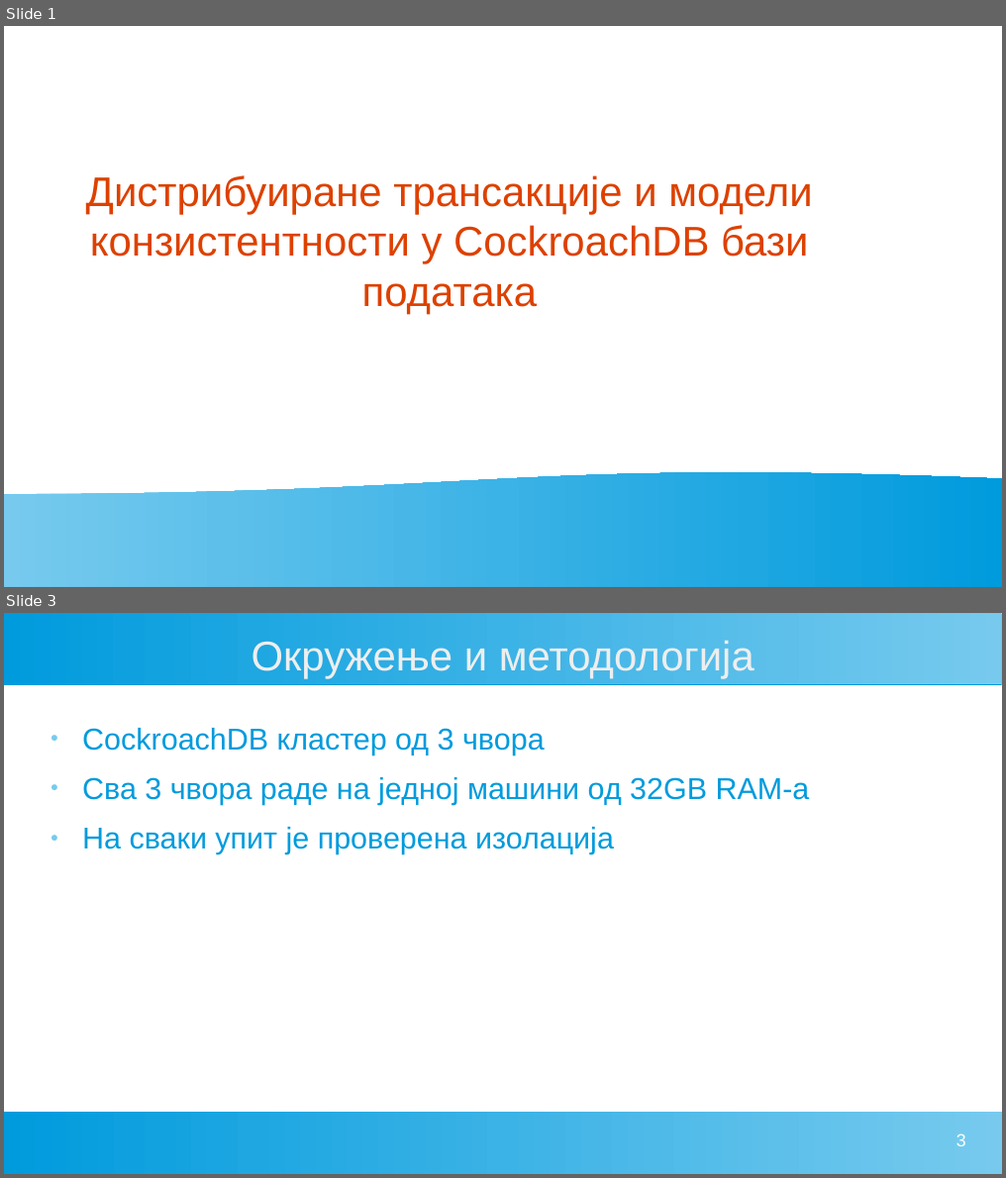
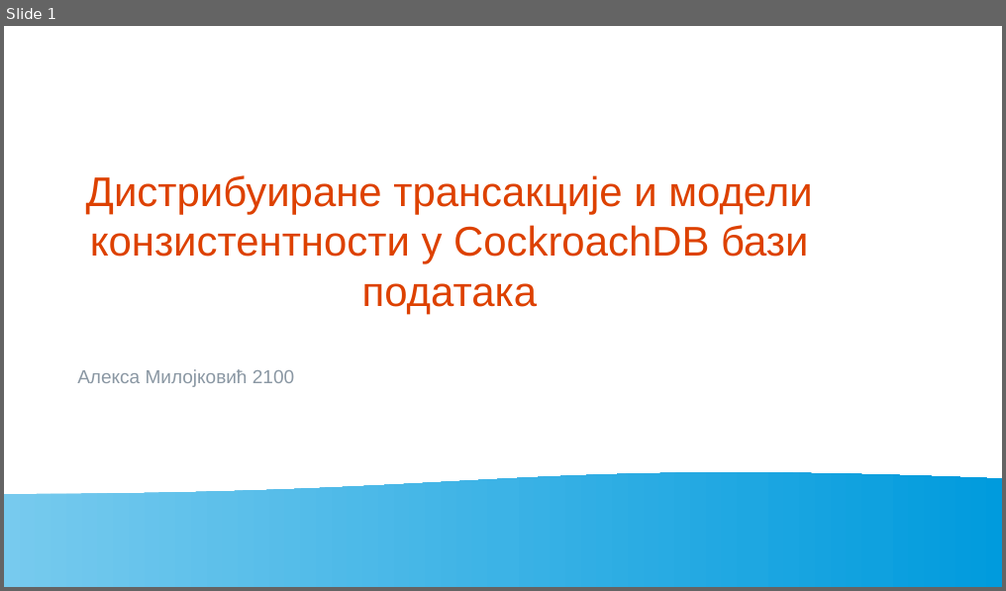
Before and after one commit to AleksaMilojkovic17252/db-seminar-2, a slide deck: seminar.odp. Shown one above the other, each under a label of ours: slides 1 and 3 before the commit, slide 1 after it; the slides between them are not shown. The pictures are 1006x1178 and 1006x591 pixels, drawn with LibreOffice and Linux fonts; fonts in the diff are those of the drawing. Boxes give left, top, right and bottom in pixels: in the first picture for what was removed or moved away, otherwise in the second. Text is boxed around its words. In the diff, an @@ line names an element or a change of style, - is before the commit and + after.

```diff
--- a/seminar.odp
+++ b/seminar.odp
@@ slide 3 removed at (4,613,1002,1174), background #FFFFFF @@
@@ rectangle removed at (4,613,1002,684) @@
@@ title removed at (252,640,754,679) @@
-Окружење и методологија
@@ text removed at (82,728,810,855) @@
-● CockroachDB кластер од 3 чвора
-● Сва 3 чвора раде на једној машини од 32GB RAM-а
-● На сваки упит је проверена изолација
@@ rectangle removed at (4,1112,1002,1174) @@
@@ page number removed at (956,1134,966,1147) @@
-3
@@ slide 1 changed as well @@
@@ text added at (77,370,294,387), 15 pt, text #8A97A3 @@
+Алекса Милојковић 2100
```
Also in this commit, not shown: 1 other slide changed, 18 slides added, 5 other slides removed, 1 other file.
